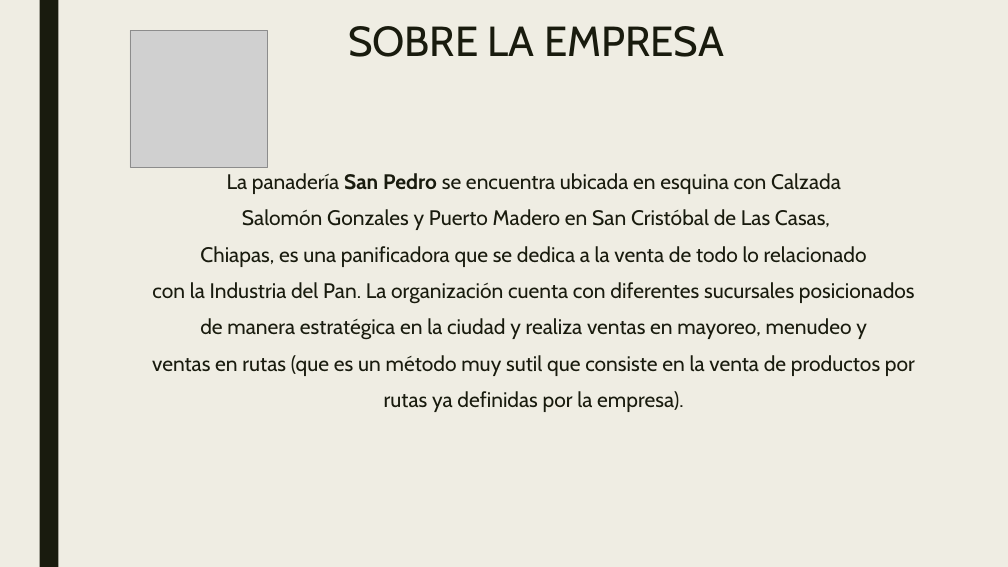
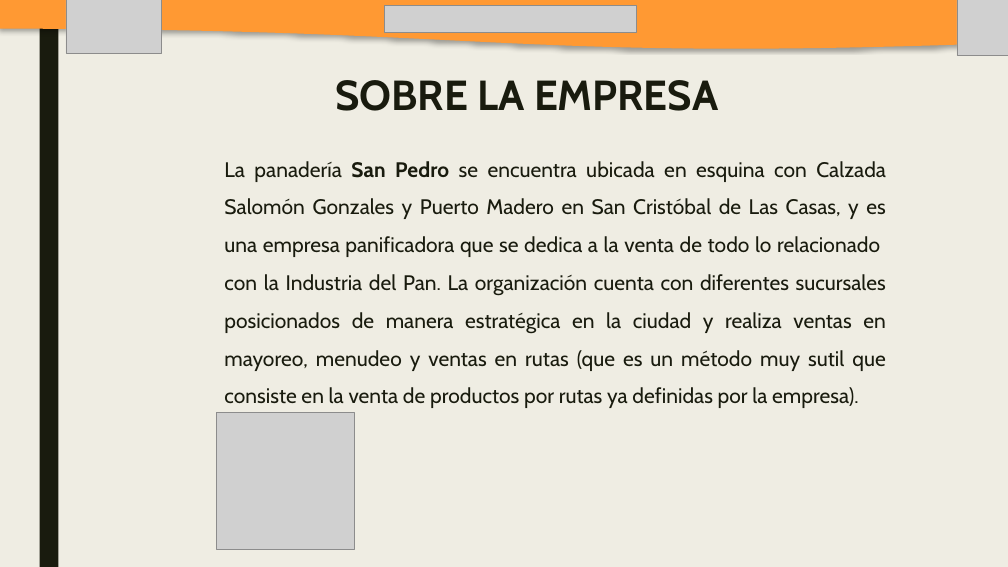
Before and after one commit to SM-ROOT/SM-ROOT, a slide deck: slide 3 of 9°A/Integradora/diapositiva/SM-ROOT_APPMO-SP.pptx. Drawn at 1008x567 pixels with LibreOffice and Linux fonts; fonts in the diff are those of the drawing; grey boxes stand for pictures. Boxes give left, top, right and bottom in pixels: in the first picture for what was removed or moved away, otherwise in the second. Text is boxed around its words. In the diff, an @@ line names an element or a change of style, - is before the commit and + after.

```diff
--- a/9°A/Integradora/diapositiva/SM-ROOT_APPMO-SP.pptx
+++ b/9°A/Integradora/diapositiva/SM-ROOT_APPMO-SP.pptx
@@ freeform shape added at [0,0,1008,48], fill #FF9933 @@
@@ picture added at [66,0,161,54] @@
@@ picture added at [385,5,636,33] @@
@@ picture added at [957,0,1008,56] @@
@@ title "SOBRE LA EMPRESA": place and size @@
-title "SOBRE LA EMPRESA" at [348,26,724,57]
+title "SOBRE LA EMPRESA" at [335,80,718,111]
@@ title "SOBRE LA EMPRESA" at [335,80,718,111]: bold on @@
@@ text at [224,161,886,408]: text changed @@
-La panadería San Pedro se encuentra ubicada en esquina con Calzada
-Salomón Gonzales y Puerto Madero en San Cristóbal de Las Casas,
-Chiapas, es una panificadora que se dedica a la venta de todo lo relacionado
-con la Industria del Pan. La organización cuenta con diferentes sucursales posicionados
-de manera estratégica en la ciudad y realiza ventas en mayoreo, menudeo y
-ventas en rutas (que es un método muy sutil que consiste en la venta de productos por
-rutas ya definidas por la empresa).
+La panadería San Pedro se encuentra ubicada en esquina con Calzada Salomón Gonzales y Puerto Madero en San Cristóbal de Las Casas, y es una empresa panificadora que se dedica a la venta de todo lo relacionado con la Industria del Pan. La organización cuenta con diferentes sucursales posicionados de manera estratégica en la ciudad y realiza ventas en mayoreo, menudeo y ventas en rutas (que es un método muy sutil que consiste en la venta de productos por rutas ya definidas por la empresa).
@@ picture: place and size @@
-picture at [130,30,267,167]
+picture at [217,412,354,549]
```
Also in this commit, not shown: 18 other slides changed, 6 slides added, 4 slides removed, 31 other files.
